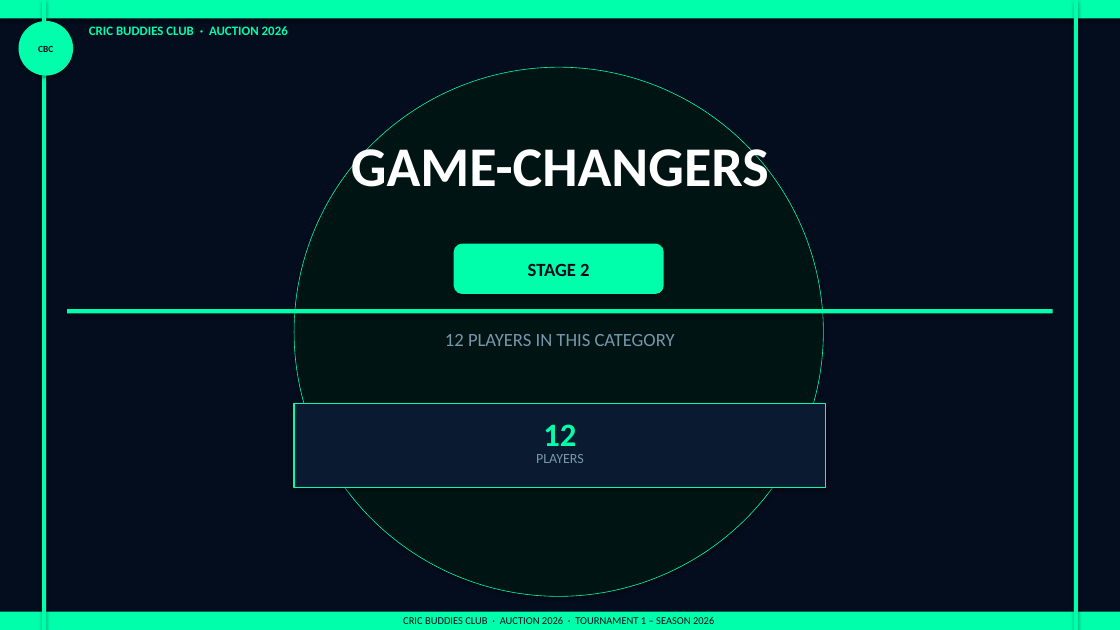
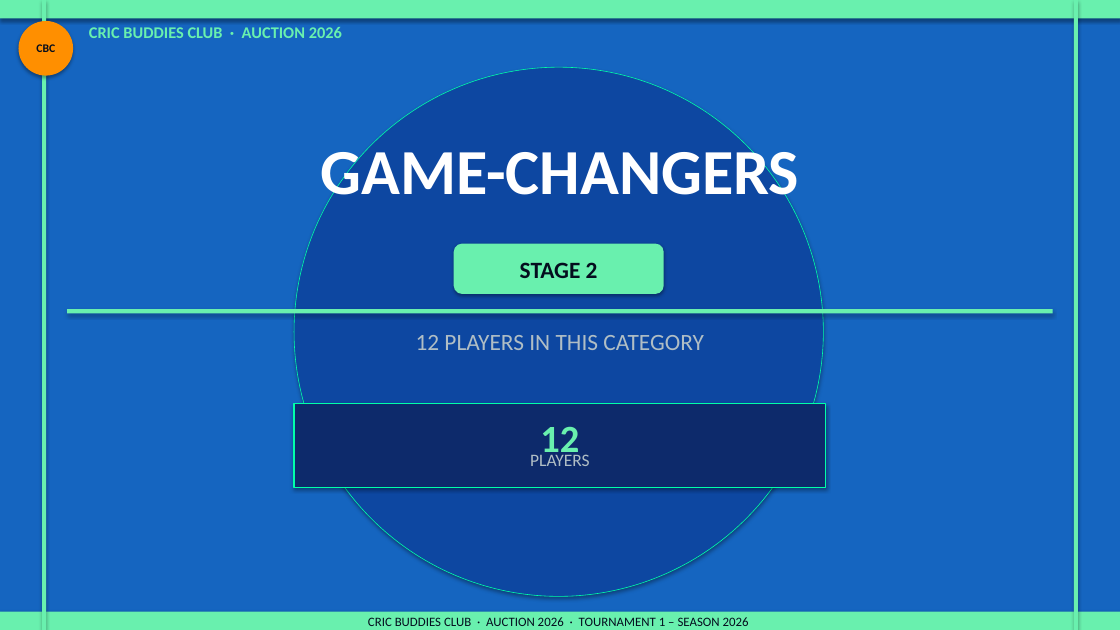
Before and after one commit to minhajz/cbc-storage, a slide deck: slide 12 of cbc-auction-2026.pptx. Drawn at 1120x630 pixels with LibreOffice and Linux fonts; fonts in the diff are those of the drawing. Boxes give left, top, right and bottom in pixels: in the first picture for what was removed or moved away, otherwise in the second. Text is boxed around its words. In the diff, an @@ line names an element or a change of style, - is before the commit and + after.

```diff
--- a/cbc-auction-2026.pptx
+++ b/cbc-auction-2026.pptx
@@ rectangle at [0,0,1120,630]: fill #040D1E to #1565C0 @@
@@ ellipse "CBC" at [18,21,73,76]: size 8 to 10 pt; fill #00FFAA to #FF8F00 @@
@@ text "CRIC BUDDIES CLUB · AUCTION ..." at [89,27,342,38]: size 11 to 14 pt, text colour #00FFAA to #69F0AE @@
@@ ellipse at [294,67,823,597]: fill #001414 to #0D47A1 @@
@@ text "GAME-CHANGERS" at [321,140,800,209]: size 48 to 55 pt @@
@@ rounded rectangle "STAGE 2" at [454,244,664,294]: size 16 to 20 pt; fill #00FFAA to #69F0AE @@
@@ text "12 PLAYERS IN THIS CATEGORY" at [416,335,704,350]: size 16 to 20 pt, text colour #7896AB to #B0BEC5 @@
@@ fill #00FFAA to #69F0AE in 5 elements at [0,0,1120,18], [0,612,1120,630], [42,0,46,630], [1074,0,1078,630], [67,309,1053,313] @@
@@ text "12" at [540,426,579,462]: size 28 to 33 pt, text colour #00FFAA to #69F0AE @@
@@ rectangle at [294,403,826,487]: fill #0A1A30 to #0D2A6B @@
@@ text "PLAYERS" at [530,454,590,466]: size 12 to 15 pt, text colour #7896AB to #B0BEC5 @@
@@ text "CRIC BUDDIES CLUB · AUCTION ..." at [368,617,749,626]: size 9 to 11 pt @@
```
Also in this commit, not shown: 55 other slides changed, 1 other file.
